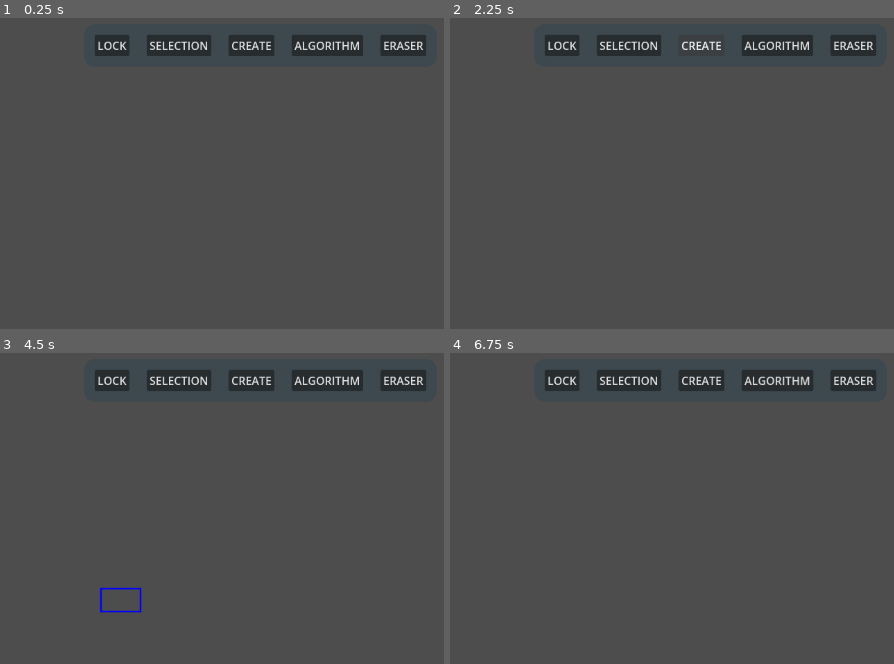
Above: before the commit, frames 1-4 (two rows, left to right).
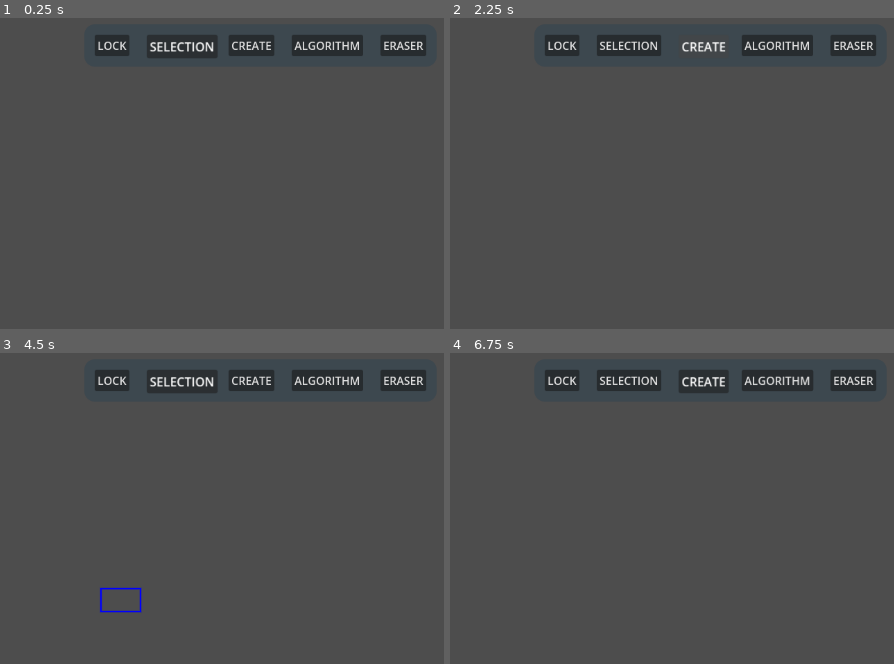
Above: after the commit, the same moments.

Repository: VerticesLTD/Graphos
Game: Godot game, scene res://main.tscn
Same seed, same stepped clock (60 frames per second), same inputs: the game is played once before the commit and once after it.
Inputs (mouse positions are in pixels of both pictures, inside the frame that each line leads up to):
- Up to frame 1 (0.25 s): no input
- Up to frame 2 (2.25 s): click "LOCK" at 0.5 s; click "SELECTION" at 1.25 s; click "CREATE" at 2 s
- Up to frame 3 (4.5 s): click "ALGORITHM" at 2.75 s; tap Enter at 3.5 s; move the mouse to (435, 542) at 3.52 s; hold D 3.53-4.25 s; hold Ctrl 3.53-4.25 s; click (435, 542) at 3.67 s; tap Space at 4.25 s; drag from (102, 589) to (222, 657) at 4.27 s
- Up to frame 4 (6.75 s): move the mouse to (791, 468) at 5.02 s; hold D 5.03-5.75 s; tap E at 5.1 s; tap Enter at 5.75 s; drag from (672, 657) to (472, 499) at 5.77 s; tap Space at 6.5 s; move the mouse to (outside the picture) at 6.52 s; hold A from 6.53 s (still down); tap V at 6.6 s

The runs differ from the first frame. In frame 1, 0.5% of the frame differs, in the area x 33-49%, y 5-13%; in frame 2, 0.2%; in frame 3, 0.5%; in frame 4, 0.4%.

Commit message:
Fix z index issues

Diff:
--- a/controllers/GraphController.gd
+++ b/controllers/GraphController.gd
@@ -1,6 +1,9 @@
 ## A class to control the graph, recieves inputs, and changes the graph. extends Node class_name GraphController
 extends Node
 class_name GraphController
+
+const VERTEX_ON_TOP = 2
+const VERTEX_BELOW = 1
 
 ## Allows the controller to control the graph
 @export var graph: UndirectedGraph
@@ -84,6 +87,7 @@
 	if selection_buffer.is_empty():
 		# 1. Get the actual vertex using the ID
 		var v = graph.get_vertex(dragged_vertex_id)
+		v.z_idx = VERTEX_ON_TOP
 
 		# 2. Update the 'pos' property.
 		# THE MAGIC: Because we used a 'set(value)' in the Vertex class,
@@ -100,12 +104,13 @@
 func _start_dragging(id: int) -> void:
 	dragged_vertex_id = id
 	is_dragging = true
-	# OPTIONAL add 'v.z_index = 1' here to make the dragged node appear on top
 
 ## If mouse release and ctrl released, stop dragging.
 func _stop_dragging() -> void:
 	is_dragging = false
-	dragged_vertex_id = Globals.NOT_FOUND
+	if dragged_vertex_id != Globals.NOT_FOUND:
+		graph.get_vertex(dragged_vertex_id).z_idx = VERTEX_BELOW
+		dragged_vertex_id = Globals.NOT_FOUND
 
 ## ------------------------------------------------------------------------------
 ## LEFT_CLICKS & LEFT_RELEASES
@@ -250,6 +255,9 @@
 			# Setting highlight color
 			v.color = Color.PURPLE
 
+			# Setting drawing on top
+			v.z_idx = VERTEX_ON_TOP
+
 			selection_buffer.append(v)
 
 ## Clears selection buffer.
@@ -257,6 +265,7 @@
 	# Resetting color
 	for v in selection_buffer:
 		v.color = Color.WHITE
+		v.z_idx = VERTEX_BELOW
 
 	selection_buffer.clear()
 
--- a/graphs/undirected-graph/Vertex.gd
+++ b/graphs/undirected-graph/Vertex.gd
@@ -97,6 +97,12 @@
 		parent = value
 		state_changed.emit() # UI draws "Parent Arrow"
 
+# For draw order
+var z_idx :int = 0:
+	set(value):
+		z_idx = value
+		state_changed.emit()
+
 ## Adds an outgoing edge from this vertex to the destination vertex.
 ## If an edge already exists, no modification is performed.
 ## @param dest   Destination vertex.
--- a/ui/global/button_highlights.gd
+++ b/ui/global/button_highlights.gd
@@ -1,10 +1,10 @@
 extends HBoxContainer
 
 @onready var lock_tool: Button = $LockTool
-@onready var create: Button = $Vertex
+@onready var create: Button = $Create
 @onready var algorithm: Button = $Algorithm
 @onready var eraser: Button = $Eraser
-@onready var selection: Button = $Drag
+@onready var selection: Button = $Selection
 
 # Keep track of the last state so we only animate when it changes
 var _last_state = null
--- a/ui/vertex/vertex_view.gd
+++ b/ui/vertex/vertex_view.gd
@@ -45,6 +45,7 @@
 func refresh() -> void:
 	# Only repaint and relabel if the color/radius/label changed.
 	label.text = str(vertex_data.id)
+	self.z_index = vertex_data.z_idx
 	queue_redraw()
 
 ## This function handles the actual pixel drawing on screen.
